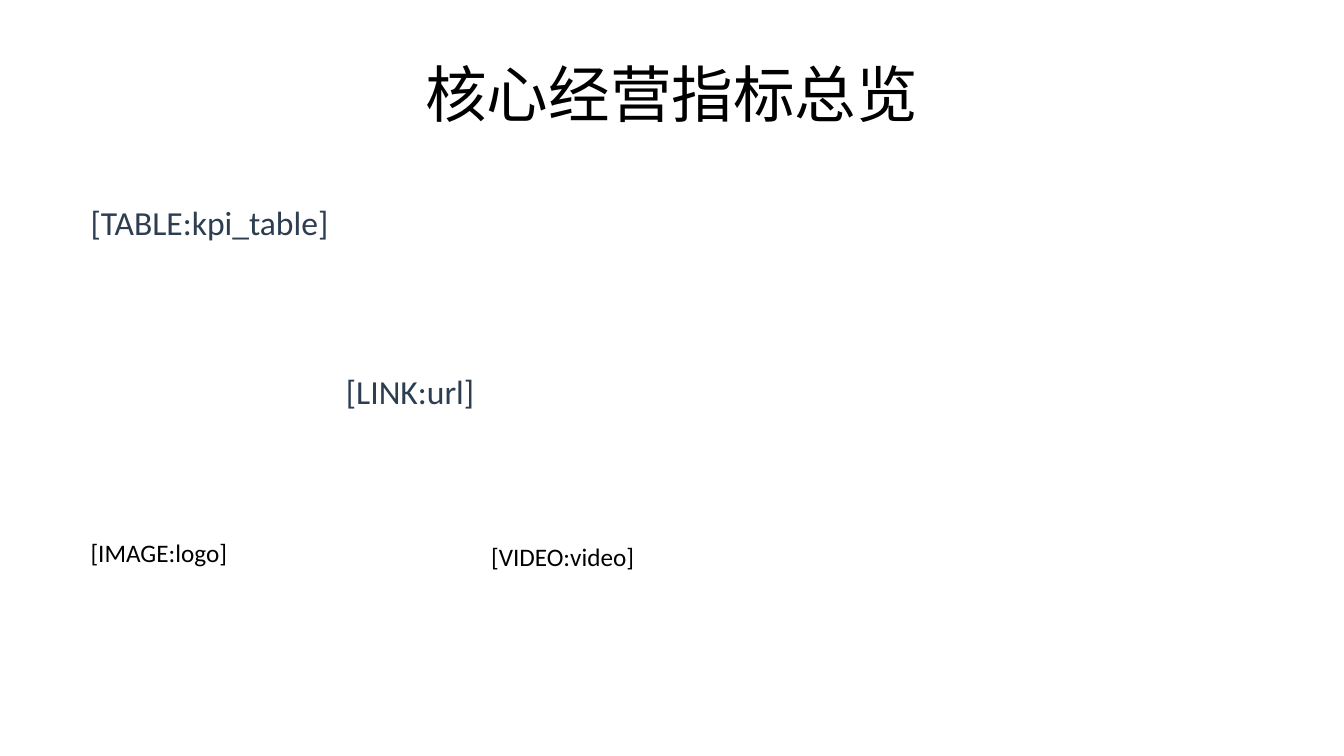
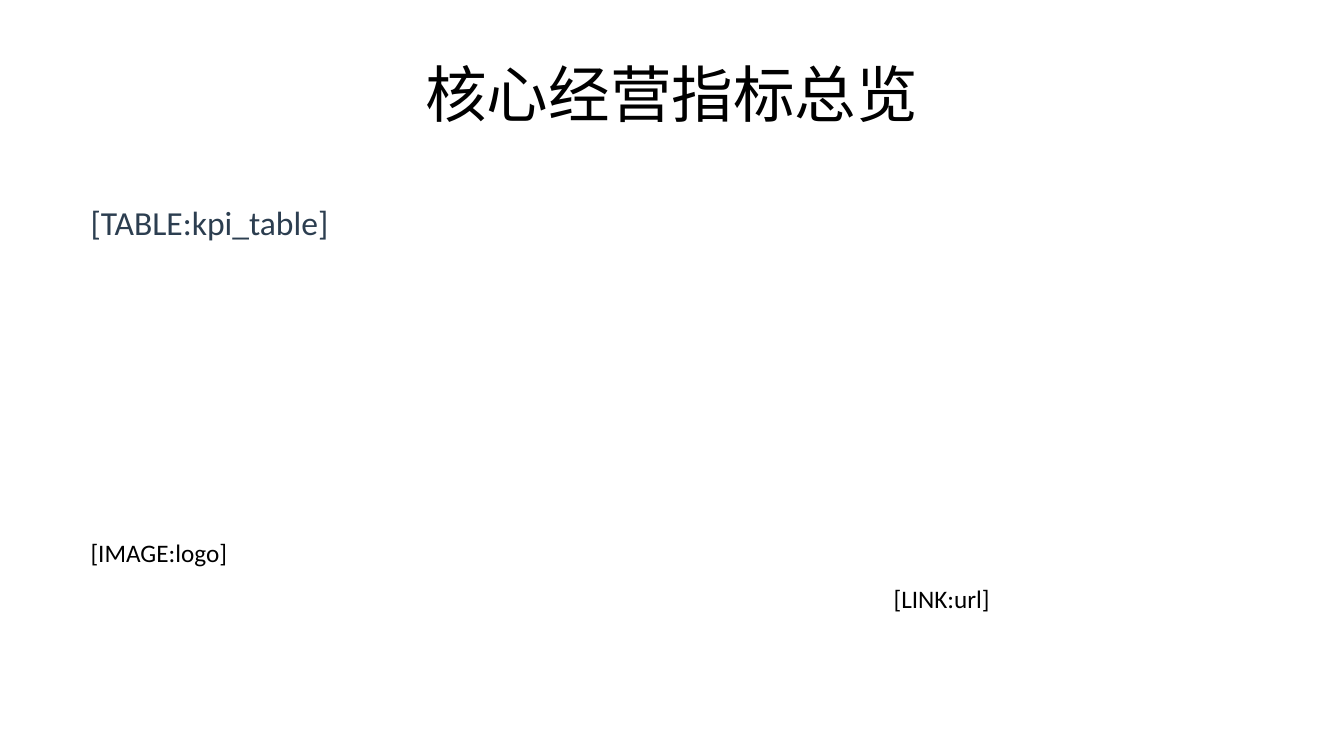
Before and after one commit to lijiahao1996/PPT-Automation, a slide deck: slide 3 of templates/销售分析报告_标准模板.pptx. Drawn at 1344x756 pixels with LibreOffice and Linux fonts; fonts in the diff are those of the drawing. Boxes give left, top, right and bottom in pixels: in the first picture for what was removed or moved away, otherwise in the second. Text is boxed around its words. In the diff, an @@ line names an element or a change of style, - is before the commit and + after.

Commit message:
fix: PPT 变量总览优化
1. 图表变量 & AI 洞察合并展示 ✅
   - 图表占位符 [CHART:xxx] 和洞察占位符 {{INSIGHT:xxx}} 放在一起
   - 显示洞察配置状态（已配置/未配置）
   - 方便查看哪些图表有对应的 AI 洞察

2. AI 综合洞察变量单独展示 ✅
   - Tab 5 自定义的变量（如 conclusion、strategy 等）
   - 显示分析维度、风格、字数等信息

```diff
--- a/templates/销售分析报告_标准模板.pptx
+++ b/templates/销售分析报告_标准模板.pptx
@@ text removed at (x1=491, y1=547, x2=634, y2=570) @@
-[VIDEO:video]
@@ text "[LINK:url]" moved from (x1=346, y1=379, x2=474, y2=409) to (x1=894, y1=589, x2=990, y2=612) @@
@@ text "[LINK:url]" at (x1=894, y1=589, x2=990, y2=612): size 24 to 18 pt, text colour #2C3E50 to #000000; line spacing 1.5 to 1; less space between paragraphs @@
```
Also in this commit, not shown: 1 other file.
